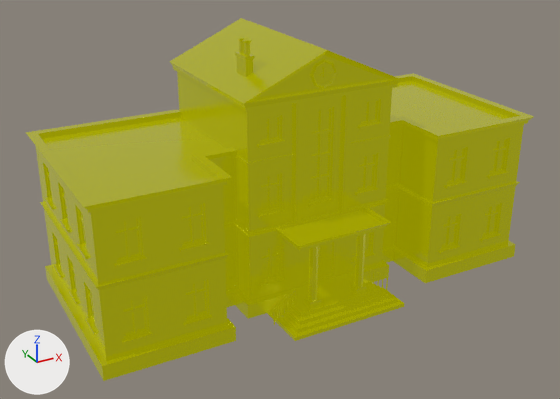
The glTF model public/models/building-school.glb as it was, and as the next commit left it.
One viewpoint serves both versions: a camera (50 mm lens) standing at (-19.3, -34.3, 21.5) and looking at (-1.0, -1.1, 4.9). The axes (+X, +Y, +Z) are drawn at lower left. The lights are the same throughout. Where no turn or scale is listed for an object, it has been applied to the vertices.

The first picture shows 'building-school'.
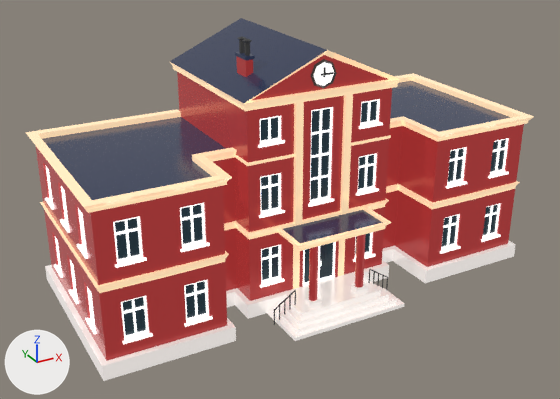
Diff of the bpy script that builds the scene:
```diff
--- a/public/models/building-school.glb.py
+++ b/public/models/building-school.glb.py
@@ img_base @@
+img_base = load_image('base', '_unpacked/base', 1024, 1024, 'sRGB')
@@ mat_lowpoly_colors_001 @@
+mat_lowpoly_colors_001 = bpy.data.materials.new('LOWPOLY-COLORS.001')
+# uses the picture img_base
@@ me_building_school @@
 me_building_school.from_pydata(...)  # 2841 vertices, 5552 faces; spans x -12.5..12.5, y -6.7..5.3, z 0.0..13.7
-me_building_school.materials.append(mat_lowpoly_colors)
+me_building_school.materials.append(mat_lowpoly_colors_001)
```

Changed parts and their boxes [x1, y1, x2, y2] in the pictures (560 x 399 px):
'building-school', recoloured
    both: [25, 18, 534, 381]
